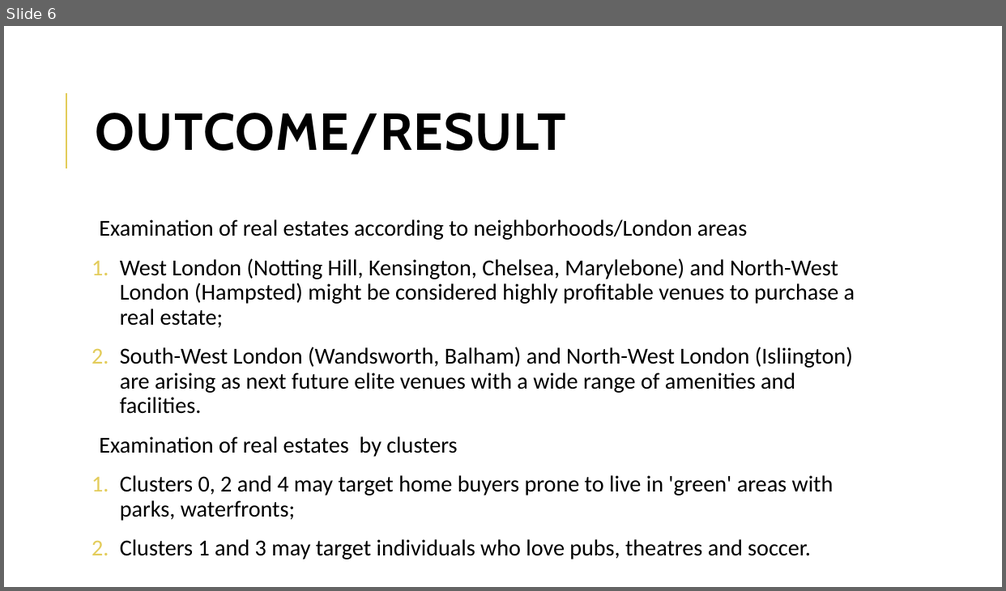
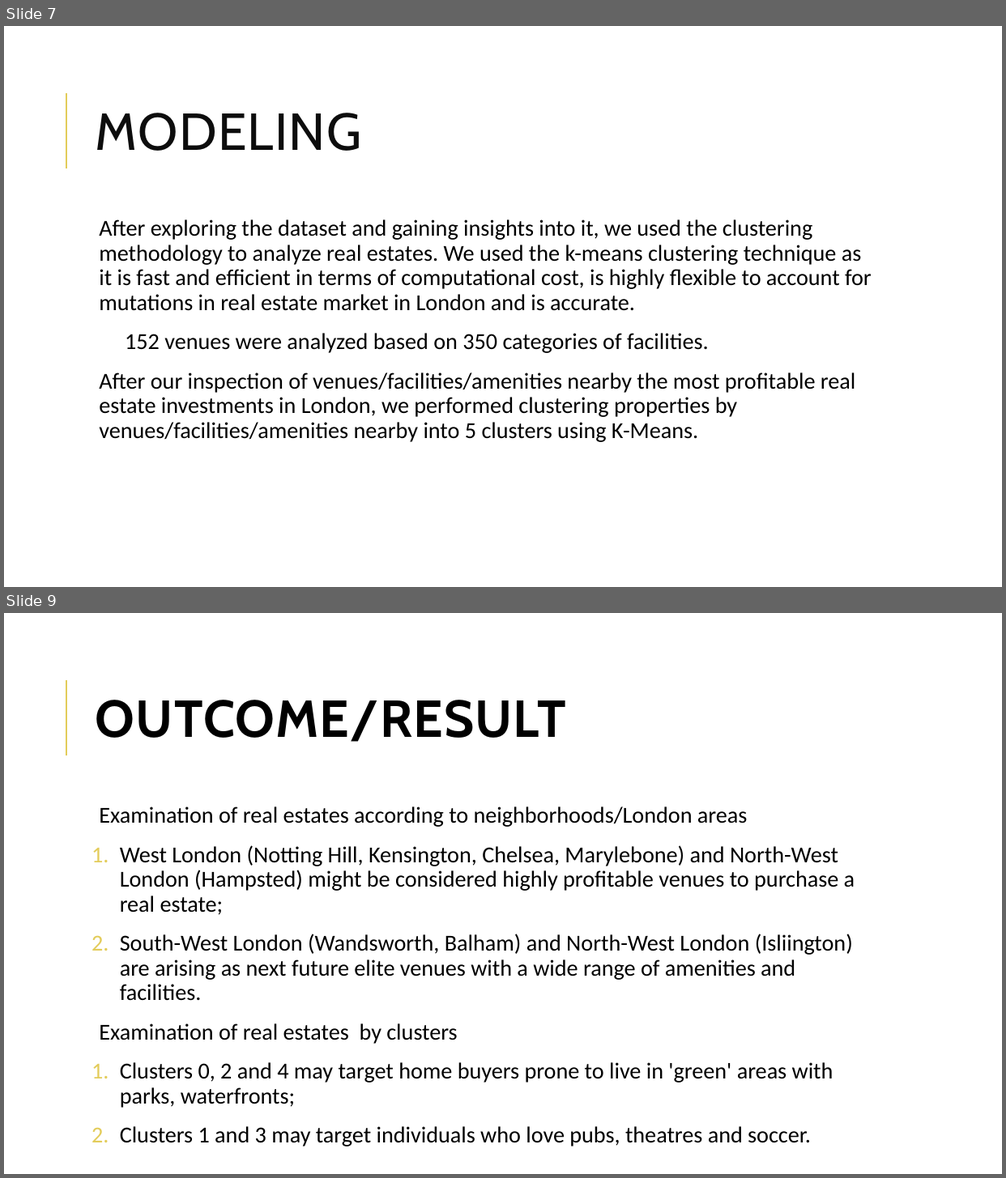
Before and after one commit to Supriyasmenon/Coursera_Capstone, a slide deck: CapstoneProjectPresentation.pptx. Shown one above the other, each under a label of ours: slide 6 before the commit, slides 7 and 9 after it; the slides between them are not shown. The pictures are 1006x591 and 1006x1178 pixels, drawn with LibreOffice and Linux fonts; fonts in the diff are those of the drawing. Boxes give left, top, right and bottom in pixels: in the first picture for what was removed or moved away, otherwise in the second. Text is boxed around its words. In the diff, an @@ line names an element or a change of style, - is before the commit and + after.

```diff
--- a/CapstoneProjectPresentation.pptx
+++ b/CapstoneProjectPresentation.pptx
@@ slide 7 added at (x1=4, y1=26, x2=1002, y2=587), background #FFFFFF; not listed: 1 template element that a slide beside it also shows @@
@@ title added at (x1=96, y1=113, x2=362, y2=151), 50 pt, text #0D0D0D @@
+MODELING
@@ text added at (x1=99, y1=220, x2=872, y2=442), 22 pt, text #000000 @@
+  After exploring the dataset and gaining insights into it, we used the clustering methodology to analyze real estates. We used the k-means clustering technique as it is fast and efficient in terms of computational cost, is highly flexible to account for mutations in real estate market in London and is accurate.
+  152 venues were analyzed based on 350 categories of facilities.
+  After our inspection of venues/facilities/amenities nearby the most profitable real estate investments in London, we performed clustering properties by venues/facilities/amenities nearby into 5 clusters using K-Means.
@@ what was slide 6 is now slide 9 @@
```
Also in this commit, not shown: 4 slides changed, 2 other slides added, 1 other file.
